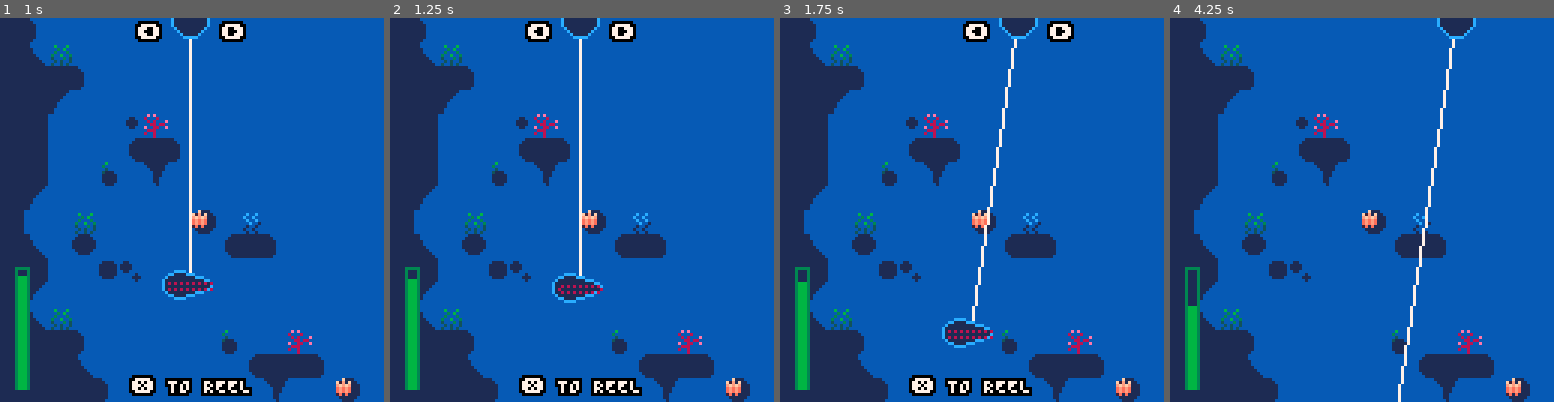
Above: before the commit, frames 1-4 (left to right).
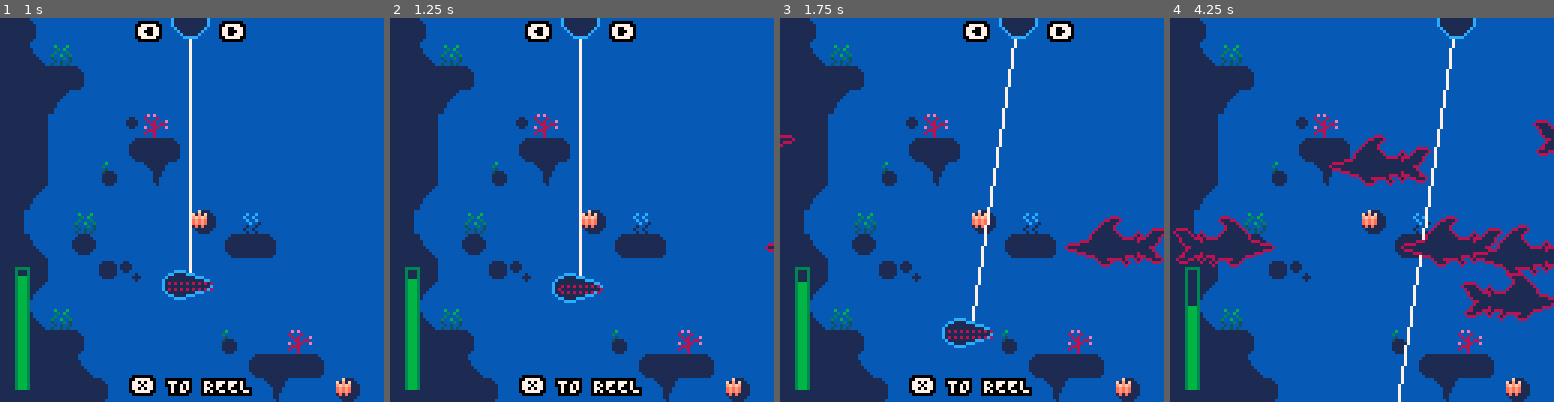
Above: after the commit, the same moments.

Repository: alexhlocke/AlexKotaFirstCart
Game: PICO-8 cartridge minigame_prototyping.p8
The game is run twice, just before and just after one commit, with the same random seed, the same clock (stepped at 60 frames per second) and the same inputs.
Inputs:
- Up to frame 1 (1 s): tap X (X key) at 0.33 s; tap O (Z key) at 0.7 s
- Up to frame 2 (1.25 s): tap X (X key) at 1.07 s
- Up to frame 3 (1.75 s): hold Right from 1.6 s (still down); tap O (Z key) at 1.7 s
- Up to frame 4 (4.25 s): tap X (X key) at 1.85, 2.97, 4.08 s; release Right at 2.1 s; tap O (Z key) every 0.4 s from 2.1 to 4.1 s; hold Right 2.47-3.03 s; hold Left 3.08-3.58 s; hold Right from 4.02 s (still down)

Frame 1 is identical in both runs. In frame 2, less than 0.1% of the frame differs, in the area x 97-100%, y 58-61%; in frame 3, 1.9%; in frame 4, 7.9%, in the area x 0-100%, y 26-79%.

Commit message:
Update minigame_prototyping.p8

Diff:
--- a/minigame_prototyping.p8
+++ b/minigame_prototyping.p8
@@ -256,6 +256,52 @@
 end
 
 
+--== enemies ==--
+
+enemies={}
+
+function make_shark()
+ local enemy={
+  x=-30
+  ,y=cam.y+20+rnd(88)
+  ,dx=2,dy=0
+  ,sprt=140,w=4,h=2
+  ,flp=true
+  ,id="shark"
+ }
+
+ if(rnd(2)<1)then
+  enemy.x=158
+  enemy.dx*=-1
+  enemy.flp=false
+ end
+
+ add(enemies,enemy)
+end
+
+
+--updates/draws
+
+function update_enemies()
+ for e in all(enemies) do
+  e.x+=e.dx
+  e.y+=e.dy
+ end
+end
+
+
+function draw_enemies()
+ for e in all(enemies) do
+  ospr(8,e.sprt,e.x,e.y,e.w,e.h,e.flp)
+  if(e.id=="shark")then
+   local c=1
+   pal({[0]=c,c,c,c,c,c,c,c,c,c,c,c,c,c,c,c}, 0)
+   spr(e.sprt,e.x,e.y,e.w,e.h,e.flp)
+   rp()
+  end
+ end
+end
+
 --== main minigame upd ==--------
 
 reel_meter_max=40
@@ -271,6 +317,11 @@
 end
 
 function update_reeling_mg()
+ --debug
+ if(btnp(🅾️))then
+  make_shark()
+ end
+
  --update hint frame
  if(show_hints_f>0)show_hints_f-=1
 
@@ -286,12 +337,16 @@
 
  update_mg_player()
  update_mg_fish()
+ update_enemies()
 end
 
 function draw_reeling_mg()
  line(mg_player.x,mg_player.y,mg_fish.x,mg_fish.y,15)
+
  draw_mg_player()
  draw_mg_fish()
+ draw_enemies()
+
  draw_reel_meter()
 
  if(show_hints_f>0)bprint_cent("❎ TO REEL",62,cam.y+120,15,0)
